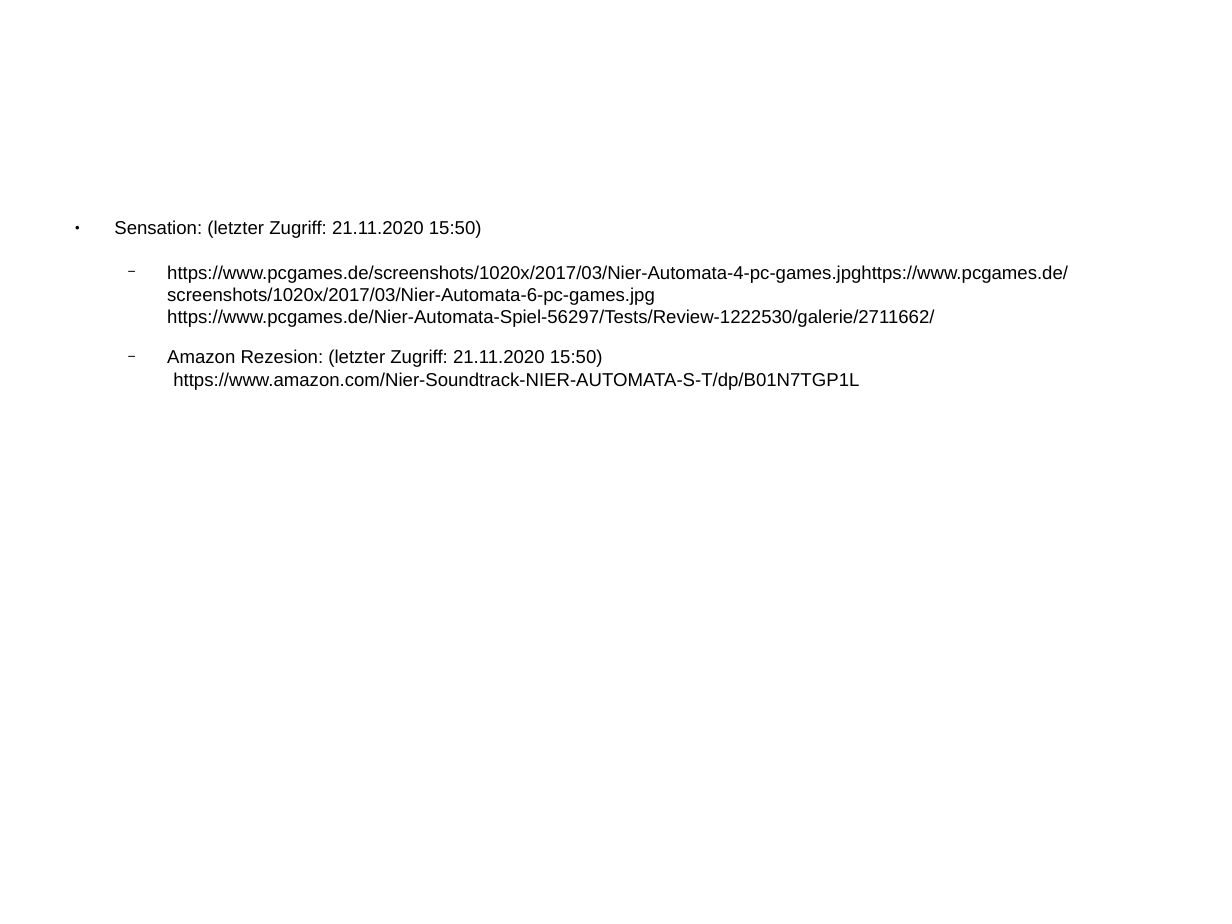
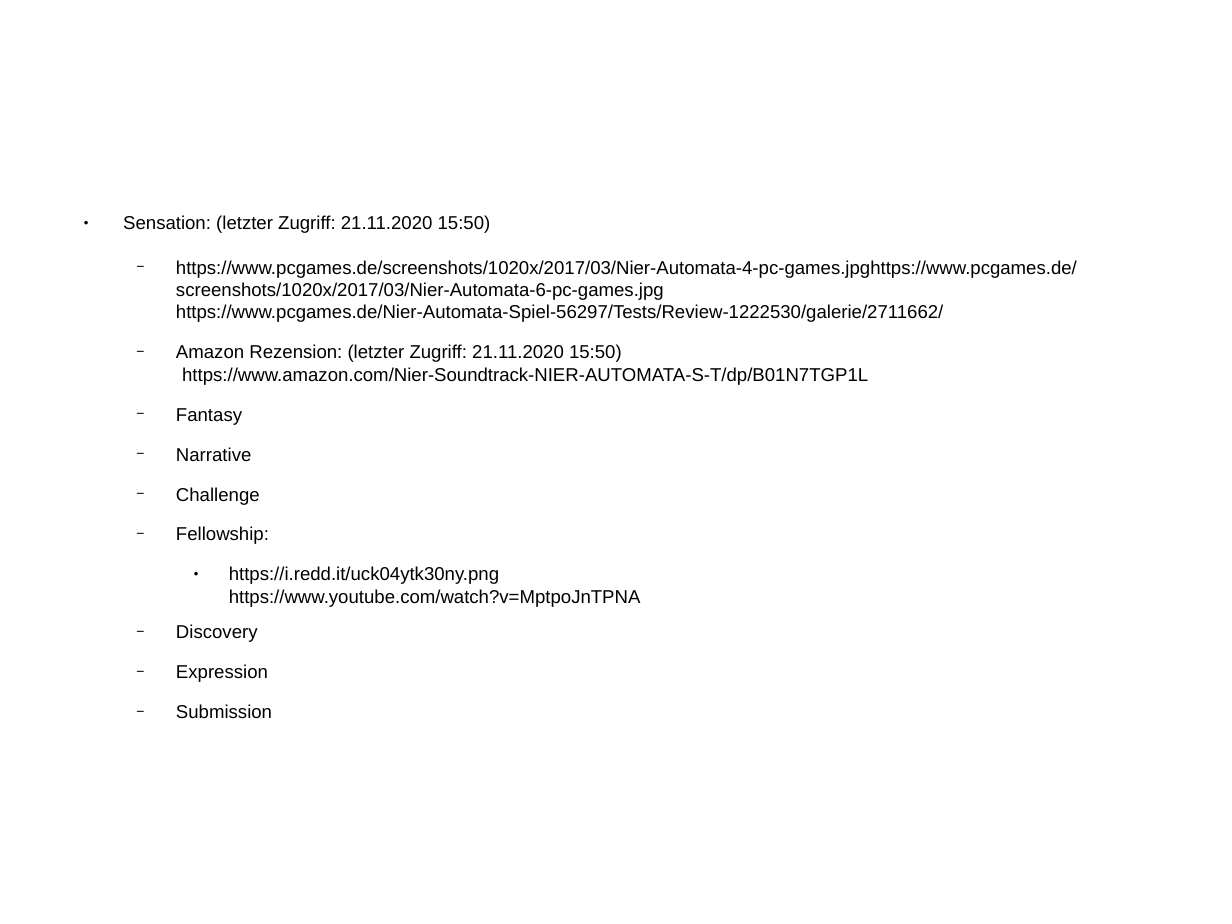
Before and after one commit to Aureumignis/UniStuff, a slide deck: slide 12 of WISE2020/EiDS/U2.odp (slide 5 before the commit). Drawn at 1232x924 pixels with LibreOffice and Linux fonts; fonts in the diff are those of the drawing. Boxes give left, top, right and bottom in pixels: in the first picture for what was removed or moved away, otherwise in the second. Text is boxed around its words. In the diff, an @@ line names an element or a change of style, - is before the commit and + after.

```diff
--- a/WISE2020/EiDS/U2.odp
+++ b/WISE2020/EiDS/U2.odp
@@ text "Sensation: (letzter Zugriff: 21.11.2020 15:50)": place and size @@
-text "Sensation: (letzter Zugriff: 21.11.2020 15:50)" at (114, 220, 1068, 390)
+text "Sensation: (letzter Zugriff: 21.11.2020 15:50)" at (123, 215, 1077, 719)
@@ text at (176, 344, 868, 719): text changed @@
-  − Amazon Rezesion: (letzter Zugriff: 21.11.2020 15:50)
-    https://www.amazon.com/Nier-Soundtrack-NIER-AUTOMATA-S-T/dp/B01N7TGP1L
+  − Amazon Rezension: (letzter Zugriff: 21.11.2020 15:50)
+    https://www.amazon.com/Nier-Soundtrack-NIER-AUTOMATA-S-T/dp/B01N7TGP1L
+  − Fantasy
+  − Narrative
+  − Challenge
+  − Fellowship:
+    ● https://i.redd.it/uck04ytk30ny.png
+      https://www.youtube.com/watch?v=MptpoJnTPNA
+  − Discovery
+  − Expression
+  − Submission
```
Also in this commit, not shown: 1 other slide changed, 8 slides added, 1 slide removed, 1 other file.
